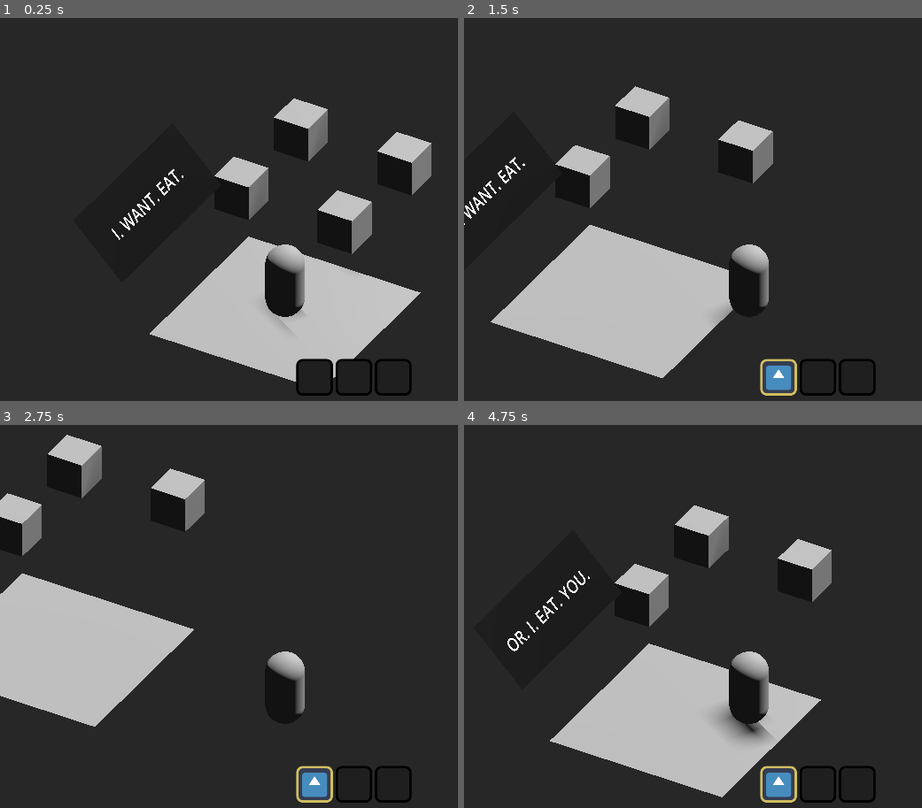
Above: before the commit, frames 1-4 (two rows, left to right).
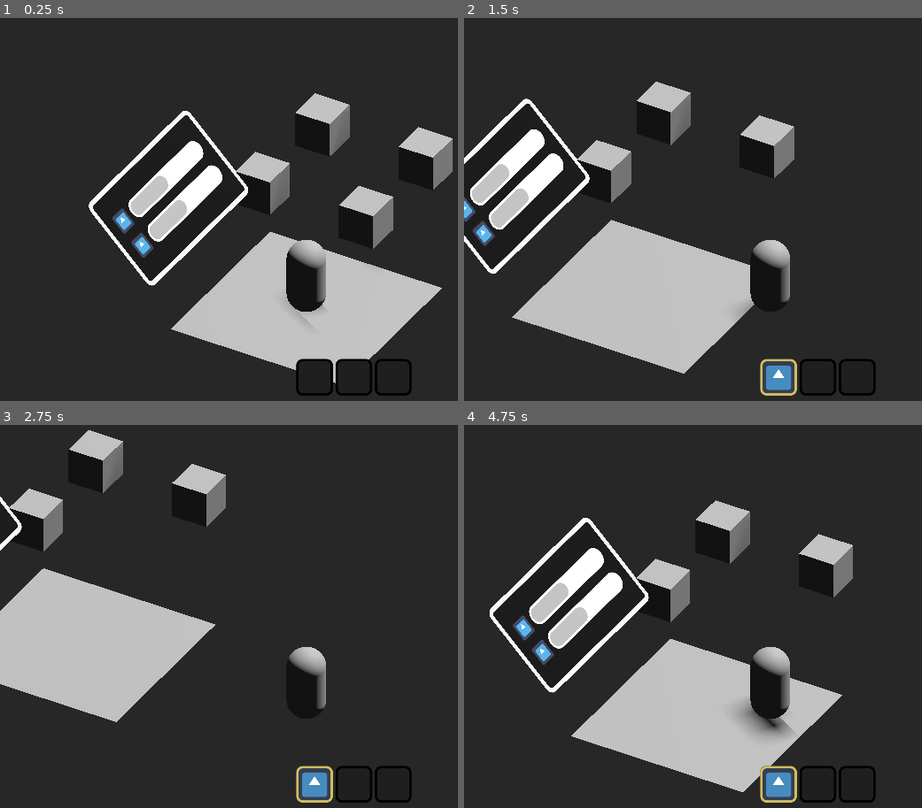
Above: after the commit, the same moments.

Repository: Scrawach/ld57
Game: Godot game, scene res://game.tscn
Two runs of this game, one before a commit and one after it. Both use one fixed random seed, a clock stepped at 60 frames per second and the inputs below. The engine's default icon, where the game draws it, is replaced by a stand-in: a white triangle on a blue panel in a dark square.
Inputs:
- Up to frame 1 (0.25 s): no input
- Up to frame 2 (1.5 s): tap Enter at 0.5 s; hold D (move_right) 0.53-1.28 s; hold E (interact) 0.53-1.28 s; hold S (move_back) from 1.28 s (still down); tap 1 at 1.35 s
- Up to frame 3 (2.75 s): release S (move_back) at 2.03 s; hold D (move_right) from 2.03 s (still down); hold E (interact) from 2.03 s (still down)
- Up to frame 4 (4.75 s): release D (move_right) at 2.78 s; release E (interact) at 2.78 s; hold W (move_forward) 2.78-3.53 s; tap 1 at 2.85, 4.35 s; hold E (interact) 3.53-4.28 s; hold A (move_left) from 3.53 s (still down)

The runs differ from the first frame. In frame 1, 15% of the frame differs, in the area x 19-99%, y 19-96%; in frame 2, 13%; in frame 3, 8.1%; in frame 4, 14%.

Commit message:
feature: implement health and hunger view inside lift

Diff:
--- a/src/dialogue_panel.gd
+++ b/src/dialogue_panel.gd
@@ -4,5 +4,19 @@
 @onready var label: Label = %Label
 @onready var status: Control = %Status
 
+@onready var health_bar: ReactiveBar = %"Health Bar"
+@onready var hunger_bar: ReactiveBar = %"Hunger Bar"
+
 func show_text(text: String) -> void:
+	label.show()
+	status.hide()
+
 	label.text = text
+
+func show_status() -> void:
+	label.hide()
+	status.show()
+
+func attach(lift: LivingLift) -> void:
+	health_bar.construct(lift.health)
+	hunger_bar.construct(lift.hunger)
--- a/src/dialogue_panel.tscn
+++ b/src/dialogue_panel.tscn
@@ -1,7 +1,25 @@
-[gd_scene load_steps=6 format=3 uid="uid://dsvuyf2ey8a4h"]
+[gd_scene load_steps=8 format=3 uid="uid://dsvuyf2ey8a4h"]
 
 [ext_resource type="Script" path="res://dialogue_panel.gd" id="1_vyvw3"]
-[ext_resource type="Texture2D" uid="uid://boftn5dq57qp8" path="res://icon.svg" id="2_dctin"]
+[ext_resource type="PackedScene" uid="uid://c0crlqansv3uu" path="res://living_lift/reactive_bar.tscn" id="2_wg4kr"]
+
+[sub_resource type="StyleBoxFlat" id="StyleBoxFlat_xu5fg"]
+bg_color = Color(0, 0, 0, 1)
+corner_radius_top_left = 50
+corner_radius_top_right = 50
+corner_radius_bottom_right = 50
+corner_radius_bottom_left = 50
+
+[sub_resource type="StyleBoxFlat" id="StyleBoxFlat_dt31n"]
+draw_center = false
+border_width_left = 30
+border_width_top = 30
+border_width_right = 30
+border_width_bottom = 30
+corner_radius_top_left = 50
+corner_radius_top_right = 50
+corner_radius_bottom_right = 50
+corner_radius_bottom_left = 50
 
 [sub_resource type="PlaneMesh" id="PlaneMesh_f6byu"]
 
@@ -10,6 +28,7 @@
 
 [sub_resource type="StandardMaterial3D" id="StandardMaterial3D_yklmy"]
 resource_local_to_scene = true
+transparency = 4
 albedo_texture = SubResource("ViewportTexture_fy0be")
 
 [node name="Dialogue Panel" type="Node3D"]
@@ -18,24 +37,24 @@
 
 [node name="SubViewport" type="SubViewport" parent="."]
 transparent_bg = true
-size = Vector2i(1152, 512)
+size = Vector2i(1152, 648)
 
-[node name="Dialogue Panel" type="Control" parent="SubViewport"]
-layout_mode = 3
+[node name="Dialogue Panel" type="PanelContainer" parent="SubViewport"]
 anchors_preset = 15
 anchor_right = 1.0
 anchor_bottom = 1.0
 grow_horizontal = 2
 grow_vertical = 2
+theme_override_styles/panel = SubResource("StyleBoxFlat_xu5fg")
+
+[node name="Border" type="Panel" parent="SubViewport/Dialogue Panel"]
+layout_mode = 2
+theme_override_styles/panel = SubResource("StyleBoxFlat_dt31n")
 
 [node name="Label" type="Label" parent="SubViewport/Dialogue Panel"]
 unique_name_in_owner = true
-layout_mode = 1
-anchors_preset = 15
-anchor_right = 1.0
-anchor_bottom = 1.0
-grow_horizontal = 2
-grow_vertical = 2
+visible = false
+layout_mode = 2
 theme_override_font_sizes/font_size = 120
 text = "I. WANT. EAT."
 horizontal_alignment = 1
@@ -43,56 +62,29 @@
 
 [node name="Status" type="MarginContainer" parent="SubViewport/Dialogue Panel"]
 unique_name_in_owner = true
-visible = false
-layout_mode = 1
-anchors_preset = 15
-anchor_right = 1.0
-anchor_bottom = 1.0
-grow_horizontal = 2
-grow_vertical = 2
-theme_override_constants/margin_left = 60
-theme_override_constants/margin_top = 60
-theme_override_constants/margin_right = 60
-theme_override_constants/margin_bottom = 60
+layout_mode = 2
+theme_override_constants/margin_left = 100
+theme_override_constants/margin_top = 0
+theme_override_constants/margin_right = 100
+theme_override_constants/margin_bottom = 0
 
 [node name="VBoxContainer" type="VBoxContainer" parent="SubViewport/Dialogue Panel/Status"]
 layout_mode = 2
 theme_override_constants/separation = 60
 alignment = 1
 
-[node name="Health Bar" type="HBoxContainer" parent="SubViewport/Dialogue Panel/Status/VBoxContainer"]
+[node name="Health Bar" parent="SubViewport/Dialogue Panel/Status/VBoxContainer" instance=ExtResource("2_wg4kr")]
+unique_name_in_owner = true
 layout_mode = 2
 
-[node name="TextureRect" type="TextureRect" parent="SubViewport/Dialogue Panel/Status/VBoxContainer/Health Bar"]
-custom_minimum_size = Vector2(160, 160)
-layout_mode = 2
-texture = ExtResource("2_dctin")
-expand_mode = 1
-stretch_mode = 4
-
-[node name="ProgressBar" type="ProgressBar" parent="SubViewport/Dialogue Panel/Status/VBoxContainer/Health Bar"]
-custom_minimum_size = Vector2(0, 160)
-layout_mode = 2
-size_flags_horizontal = 3
-value = 100.0
-
-[node name="Hunger Bar" type="HBoxContainer" parent="SubViewport/Dialogue Panel/Status/VBoxContainer"]
+[node name="Hunger Bar" parent="SubViewport/Dialogue Panel/Status/VBoxContainer" instance=ExtResource("2_wg4kr")]
+unique_name_in_owner = true
 layout_mode = 2
 
-[node name="TextureRect" type="TextureRect" parent="SubViewport/Dialogue Panel/Status/VBoxContainer/Hunger Bar"]
-custom_minimum_size = Vector2(160, 160)
-layout_mode = 2
-texture = ExtResource("2_dctin")
-expand_mode = 1
-stretch_mode = 4
-
-[node name="ProgressBar" type="ProgressBar" parent="SubViewport/Dialogue Panel/Status/VBoxContainer/Hunger Bar"]
-custom_minimum_size = Vector2(0, 160)
-layout_mode = 2
-size_flags_horizontal = 3
-value = 100.0
-
 [node name="MeshInstance3D" type="MeshInstance3D" parent="."]
-transform = Transform3D(2.5, 0, 0, 0, 1, 0, 0, 0, 1, 0, 0, 0)
+transform = Transform3D(2.5158, 0, -3.55271e-15, 0, 1.00632, 0, 0, 0, 1.33337, 0, 0, 0)
 mesh = SubResource("PlaneMesh_f6byu")
 surface_material_override/0 = SubResource("StandardMaterial3D_yklmy")
+
+[editable path="SubViewport/Dialogue Panel/Status/VBoxContainer/Health Bar"]
+[editable path="SubViewport/Dialogue Panel/Status/VBoxContainer/Hunger Bar"]
--- a/src/game.tscn
+++ b/src/game.tscn
@@ -1,20 +1,18 @@
-[gd_scene load_steps=16 format=3 uid="uid://b6rl31un1lcjf"]
+[gd_scene load_steps=15 format=3 uid="uid://b6rl31un1lcjf"]
 
 [ext_resource type="Script" path="res://player.gd" id="1_5y1ty"]
 [ext_resource type="PackedScene" uid="uid://yfjs8g2riw6c" path="res://ui/inventory_control.tscn" id="1_e5p4f"]
+[ext_resource type="PackedScene" uid="uid://6cthiya7h8jg" path="res://living_lift/living_lift.tscn" id="1_u2u37"]
 [ext_resource type="Script" path="res://pickup_item.gd" id="2_8qeaw"]
 [ext_resource type="Script" path="res://inventory.gd" id="2_byhf7"]
 [ext_resource type="Script" path="res://following_camera.gd" id="2_v2k5q"]
 [ext_resource type="Resource" uid="uid://ba73upbd31jon" path="res://item_base.tres" id="3_je24h"]
-[ext_resource type="PackedScene" uid="uid://dsvuyf2ey8a4h" path="res://dialogue_panel.tscn" id="7_gf32d"]
 [ext_resource type="Script" path="res://startup_scenario.gd" id="8_5hj0e"]
 
 [sub_resource type="Environment" id="Environment_cpbav"]
 background_mode = 1
 background_color = Color(0.151276, 0.151276, 0.151276, 1)
 tonemap_mode = 2
-
-[sub_resource type="QuadMesh" id="QuadMesh_688nc"]
 
 [sub_resource type="CapsuleShape3D" id="CapsuleShape3D_mrw3v"]
 
@@ -39,13 +37,7 @@
 
 [node name="World3D" type="Node3D" parent="."]
 
-[node name="Living Lift" type="Node3D" parent="World3D"]
-
-[node name="MeshInstance3D" type="MeshInstance3D" parent="World3D/Living Lift"]
-transform = Transform3D(5, 0, 0, 0, -2.18557e-07, 5, 0, -5, -2.18557e-07, 0, 0, 3)
-mesh = SubResource("QuadMesh_688nc")
-
-[node name="Dialogue Panel" parent="World3D/Living Lift" instance=ExtResource("7_gf32d")]
+[node name="Living Lift" parent="World3D" instance=ExtResource("1_u2u37")]
 
 [node name="Level" type="Node3D" parent="World3D"]
 
@@ -122,7 +114,7 @@
 mesh = SubResource("BoxMesh_jisn5")
 
 [node name="Camera3D" type="Camera3D" parent="." node_paths=PackedStringArray("target")]
-transform = Transform3D(0.866025, -0.283548, 0.411826, 0, 0.823651, 0.567097, -0.5, -0.49112, 0.713303, 2, 4, 3)
+transform = Transform3D(0.866025, -0.283548, 0.411826, 0, 0.823651, 0.567097, -0.5, -0.49112, 0.713303, 6, 10, 11)
 projection = 1
 size = 10.0
 script = ExtResource("2_v2k5q")
@@ -143,3 +135,5 @@
 
 [connection signal="body_entered" from="World3D/Player/Interact Zone" to="World3D/Player" method="_on_interact_zone_body_entered"]
 [connection signal="body_exited" from="World3D/Player/Interact Zone" to="World3D/Player" method="_on_interact_zone_body_exited"]
+
+[editable path="World3D/Living Lift"]
--- /dev/null
+++ b/src/living_lift.gd
@@ -0,0 +1,14 @@
+class_name LivingLift
+extends Node3D
+
+@export var config: LiftResource
+
+@onready var dialogue_panel: DialoguePanel = %"Dialogue Panel"
+
+var health: ReactiveValue
+var hunger: ReactiveValue
+
+func _ready() -> void:
+	health = ReactiveValue.new(config.startup_health, config.max_health)
+	hunger = ReactiveValue.new(config.startup_hunger, config.max_hunger)
+	dialogue_panel.attach(self)
--- /dev/null
+++ b/src/living_lift/lift_resource.gd
@@ -0,0 +1,8 @@
+class_name LiftResource
+extends Resource
+
+@export var startup_health: int = 50
+@export var max_health: int = 100
+
+@export var startup_hunger: int = 50
+@export var max_hunger: int = 100
--- /dev/null
+++ b/src/living_lift/lift_resource.tres
@@ -0,0 +1,10 @@
+[gd_resource type="Resource" script_class="LiftResoure" load_steps=2 format=3 uid="uid://bxcg8onw2rbii"]
+
+[ext_resource type="Script" path="res://living_lift/lift_resource.gd" id="1_r0oc1"]
+
+[resource]
+script = ExtResource("1_r0oc1")
+startup_health = 50
+max_health = 100
+startup_hunger = 50
+max_hunger = 100
--- /dev/null
+++ b/src/living_lift/living_lift.tscn
@@ -0,0 +1,18 @@
+[gd_scene load_steps=5 format=3 uid="uid://6cthiya7h8jg"]
+
+[ext_resource type="Script" path="res://living_lift.gd" id="1_p8bgj"]
+[ext_resource type="Resource" uid="uid://bxcg8onw2rbii" path="res://living_lift/lift_resource.tres" id="2_cjspu"]
+[ext_resource type="PackedScene" uid="uid://dsvuyf2ey8a4h" path="res://dialogue_panel.tscn" id="3_uugx3"]
+
+[sub_resource type="QuadMesh" id="QuadMesh_688nc"]
+
+[node name="Living Lift" type="Node3D"]
+script = ExtResource("1_p8bgj")
+config = ExtResource("2_cjspu")
+
+[node name="MeshInstance3D" type="MeshInstance3D" parent="."]
+transform = Transform3D(5, 0, 0, 0, -2.18557e-07, 5, 0, -5, -2.18557e-07, 0, 0, 3)
+mesh = SubResource("QuadMesh_688nc")
+
+[node name="Dialogue Panel" parent="." instance=ExtResource("3_uugx3")]
+unique_name_in_owner = true
--- /dev/null
+++ b/src/living_lift/reactive_bar.gd
@@ -0,0 +1,12 @@
+class_name ReactiveBar
+extends HBoxContainer
+
+@onready var progress_bar: ProgressBar = %ProgressBar
+
+func construct(value: ReactiveValue) -> void:
+	value.updated.connect(_on_value_updated)
+	_on_value_updated(value)
+
+func _on_value_updated(value: ReactiveValue) -> void:
+	progress_bar.max_value = value.max
+	progress_bar.value = value.current
--- /dev/null
+++ b/src/living_lift/reactive_bar.tscn
@@ -0,0 +1,51 @@
+[gd_scene load_steps=5 format=3 uid="uid://c0crlqansv3uu"]
+
+[ext_resource type="Script" path="res://living_lift/reactive_bar.gd" id="1_288gx"]
+[ext_resource type="Texture2D" uid="uid://boftn5dq57qp8" path="res://icon.svg" id="2_b8cqy"]
+
+[sub_resource type="StyleBoxFlat" id="StyleBoxFlat_3nw7g"]
+bg_color = Color(1, 1, 1, 1)
+corner_radius_top_left = 80
+corner_radius_top_right = 80
+corner_radius_bottom_right = 80
+corner_radius_bottom_left = 80
+expand_margin_left = 15.0
+expand_margin_top = 15.0
+expand_margin_right = 15.0
+expand_margin_bottom = 15.0
+
+[sub_resource type="StyleBoxFlat" id="StyleBoxFlat_gun3n"]
+corner_radius_top_left = 60
+corner_radius_top_right = 60
+corner_radius_bottom_right = 60
+corner_radius_bottom_left = 60
+
+[node name="Reactive Bar" type="HBoxContainer"]
+custom_minimum_size = Vector2(600, 0)
+theme_override_constants/separation = 30
+script = ExtResource("1_288gx")
+
+[node name="TextureRect" type="TextureRect" parent="."]
+custom_minimum_size = Vector2(130, 130)
+layout_mode = 2
+texture = ExtResource("2_b8cqy")
+expand_mode = 1
+stretch_mode = 4
+
+[node name="MarginContainer" type="MarginContainer" parent="."]
+layout_mode = 2
+size_flags_horizontal = 3
+theme_override_constants/margin_left = 15
+theme_override_constants/margin_top = 15
+theme_override_constants/margin_right = 15
+theme_override_constants/margin_bottom = 15
+
+[node name="ProgressBar" type="ProgressBar" parent="MarginContainer"]
+unique_name_in_owner = true
+custom_minimum_size = Vector2(0, 100)
+layout_mode = 2
+size_flags_horizontal = 3
+theme_override_styles/background = SubResource("StyleBoxFlat_3nw7g")
+theme_override_styles/fill = SubResource("StyleBoxFlat_gun3n")
+value = 50.0
+show_percentage = false
--- /dev/null
+++ b/src/living_lift/reactive_value.gd
@@ -0,0 +1,22 @@
+class_name ReactiveValue
+extends RefCounted
+
+signal updated(value: ReactiveValue)
+
+var current: int :
+	set(value):
+		current = value
+		updated.emit(self)
+	get():
+		return current
+
+var max: int :
+	set(value):
+		max = value
+		updated.emit(self)
+	get():
+		return max
+
+func _init(current: int, max: int) -> void:
+	self.current = current
+	self.max = max
--- a/src/startup_scenario.gd
+++ b/src/startup_scenario.gd
@@ -4,14 +4,13 @@
 @export var timer_delay: float = 2
 
 func _ready() -> void:
-	start()
+	dialogue_panel.show_status()
 
 func start() -> void:
 	for item in get_startup_panel_text():
 		dialogue_panel.show_text(item)
 		await get_tree().create_timer(timer_delay).timeout
-	dialogue_panel.show_text("")
-	dialogue_panel.status.show()
+	dialogue_panel.show_status()
 
 func get_startup_panel_text() -> Array[String]:
 	return [
